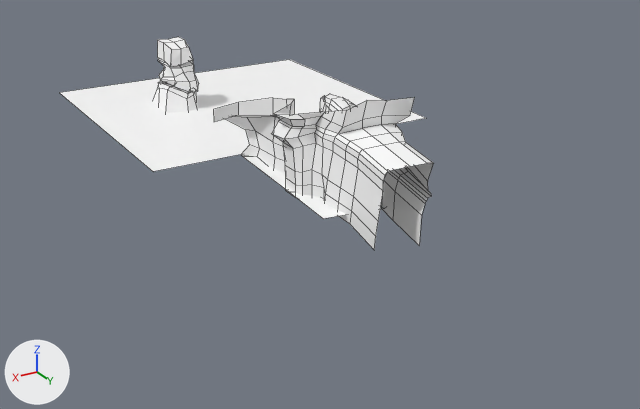
One commit to the FBX model Assets/Models/Rock.fbx: the scene before it, then after it.
One viewpoint serves both versions: a camera (50 mm lens) standing at (19.9, 32.7, 12.9) and looking at (0.9, 0.9, -3.0). The lights are fixed; the arrows at lower left show +X, +Y and +Z. Mesh edges are drawn as thin lines. Where no turn or scale is listed for an object, it has been applied to the vertices. Vertices at the same position are counted once.

The older version as bpy lines, for what is in view:
```python
me_mesh = bpy.data.meshes.new('Mesh')
me_mesh.from_pydata(...)  # 608 vertices, 536 faces; spans x -8.2..7.2, y -18.0..9.1, z -1.8..3.0
me_mesh.materials.append(mat_lambert1)  # white #ffffff
ob_rock = bpy.data.objects.new('Rock', me_mesh)
ob_rock.location = (0.0, 0.0, 0.0)
```
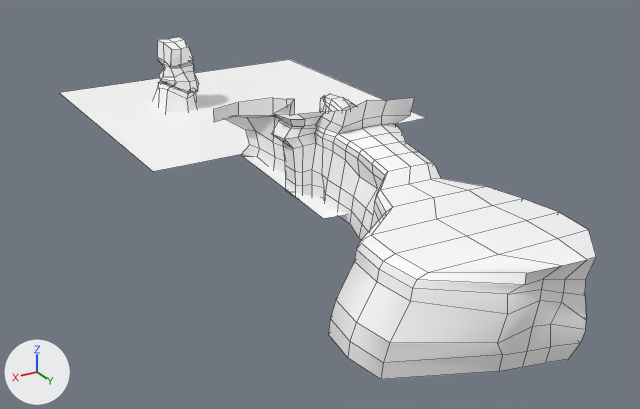
Boxes [x1, y1, x2, y2] around the edits, measured in the pictures (640 x 409 px):
'Rock', reshaped (43% wider, 61% taller)
    before: [59, 37, 434, 249]
    after: [59, 37, 596, 379]
part 1 of me_mesh, built on
    before: [344, 148, 434, 249]
    after: [329, 148, 596, 379]

The change, as a list of edits to the scene's bpy script:
```text
Change me_mesh:
    used by ob_rock; location = (0.0, 0.0, 0.0)
    remove me_mesh.from_pydata(...)  # 608 vertices, 536 faces; spans x -8.2..7.2, y -18.0..9.1, z -1.8..3.0
    add me_mesh.from_pydata(...)  # 730 vertices, 659 faces; spans x -8.2..7.7, y -18.0..17.6, z -1.8..3.0
    me_mesh part 1
    6 vertices are removed from x 0.9..2.9, y 8.4..8.9, z -1.1..0.7
    15 faces are deleted
    1 vertex moves from x 2.2, y 6.0, z 0.7 to x 2.1, y 6.0, z 0.3
    110 vertices are added at x 0.2..7.7, y 7.2..17.6, z -1.7..1.7
    9 new vertices lie (0.3, 1.2, 0.0) away from vertices in x 0.3..2.5, y 5.9..6.5, z -1.7..1.6
    9 new vertices lie (0.2, 1.4, 0.0) away from vertices in x 0.2..7.5, y 11.6..15.9, z -1.7..1.7
    138 new faces join them
```
